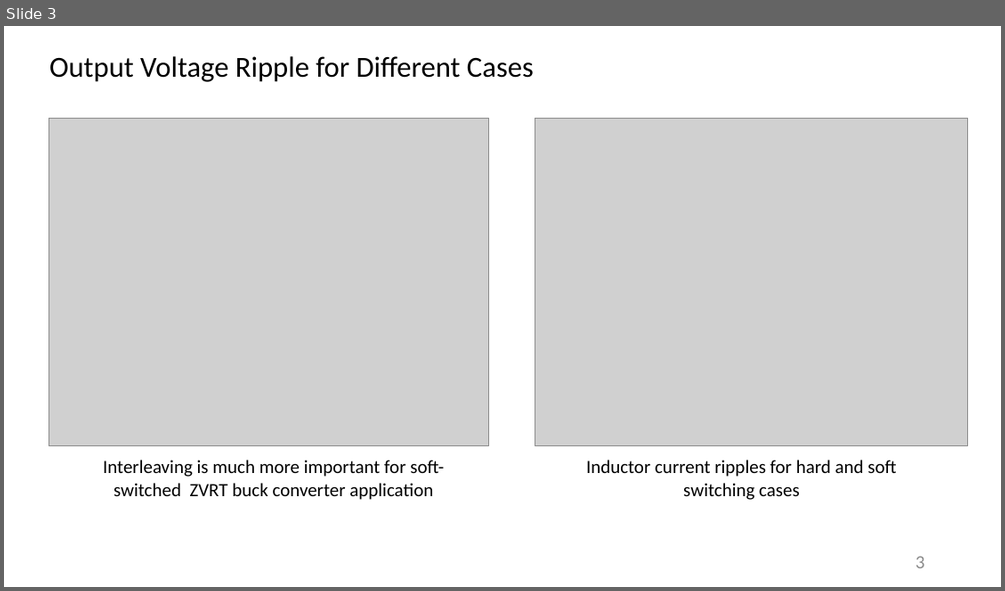
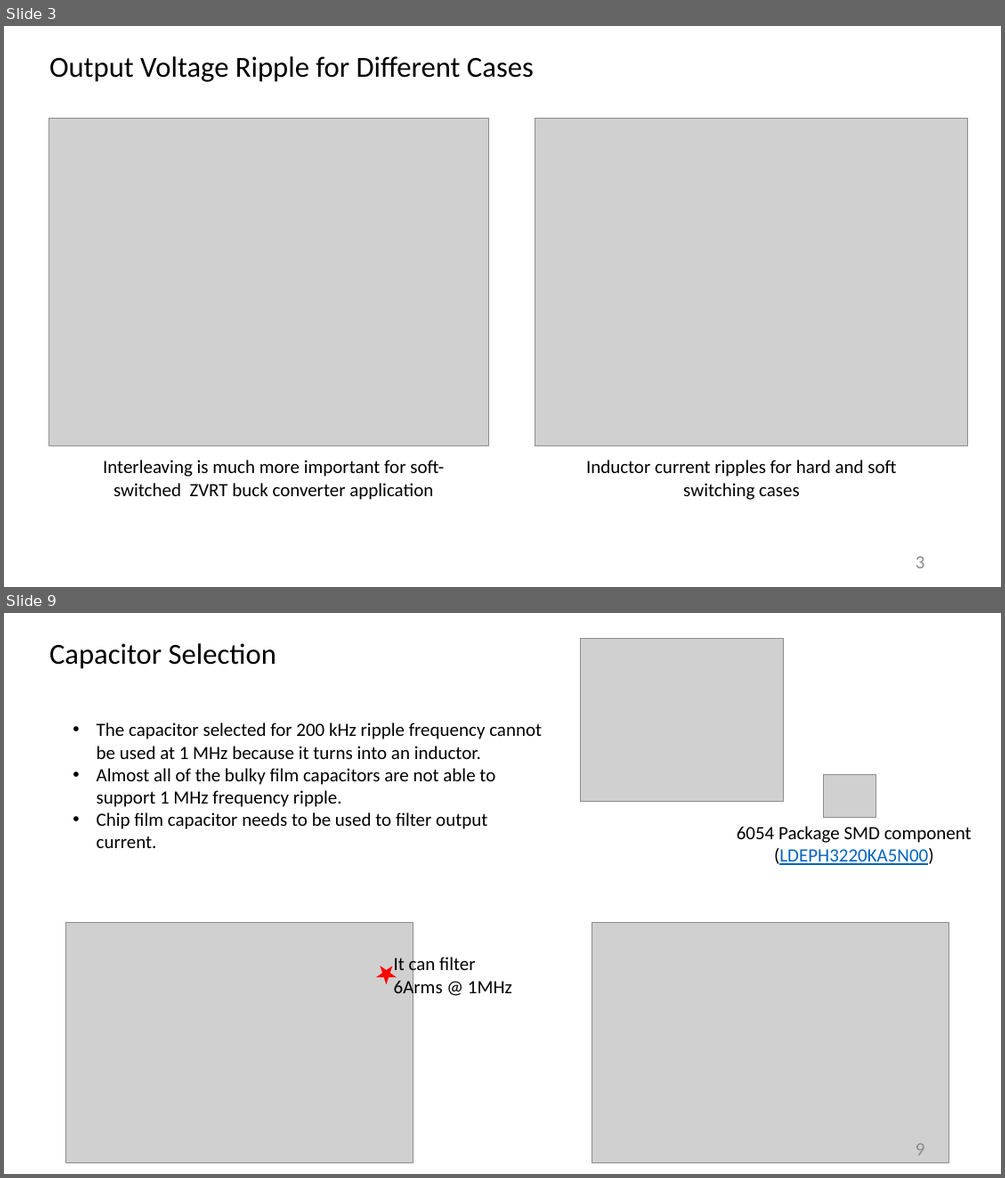
Before and after one commit to furkankarakaya/GaN-Studies, a slide deck: Weekly Reports/2019.09.11 - 2019.09.18 Report.pptx. Shown one above the other, each under a label of ours: slide 3 before the commit, slides 3 and 9 after it; the slides between them are not shown. The pictures are 1005x591 and 1005x1178 pixels, drawn with LibreOffice and Linux fonts; fonts in the diff are those of the drawing; grey boxes stand for pictures. Boxes give left, top, right and bottom in pixels: in the first picture for what was removed or moved away, otherwise in the second. Text is boxed around its words. In the diff, an @@ line names an element or a change of style, - is before the commit and + after.

Commit message:
Capacitor selection is completed. Thermal design needs to be verified.

```diff
--- a/Weekly Reports/2019.09.11 - 2019.09.18 Report.pptx
+++ b/Weekly Reports/2019.09.11 - 2019.09.18 Report.pptx
@@ slide 9 added at (4, 613, 1001, 1174), background #FFFFFF @@
@@ picture added at (580, 638, 783, 802) @@
@@ text added at (49, 643, 276, 669), 28 pt, text #000000 @@
+Capacitor Selection
@@ text added at (97, 722, 542, 848), 18 pt, text #000000 @@
+• The capacitor selected for 200 kHz ripple frequency cannot be used at 1 MHz because it turns into an inductor.
+• Almost all of the bulky film capacitors are not able to support 1 MHz frequency ripple.
+• Chip film capacitor needs to be used to filter output current.
@@ picture added at (824, 775, 877, 817) @@
@@ text added at (736, 826, 971, 865), 18 pt, text #000000 @@
+6054 Package SMD component
+(LDEPH3220KA5N00)
@@ picture added at (65, 923, 413, 1163) @@
@@ picture added at (592, 923, 949, 1163) @@
@@ text added at (394, 955, 512, 998), 18 pt, text #000000 @@
+It can filter 6Arms @ 1MHz
@@ star added at (378, 966, 395, 982), fill #FF0000, outline #FF0000 1 pt @@
@@ page number added at (915, 1143, 925, 1155), 18 pt, text #8C8C8C @@
+9
```
Also in this commit, not shown: 5 other slides added, 6 other files.
